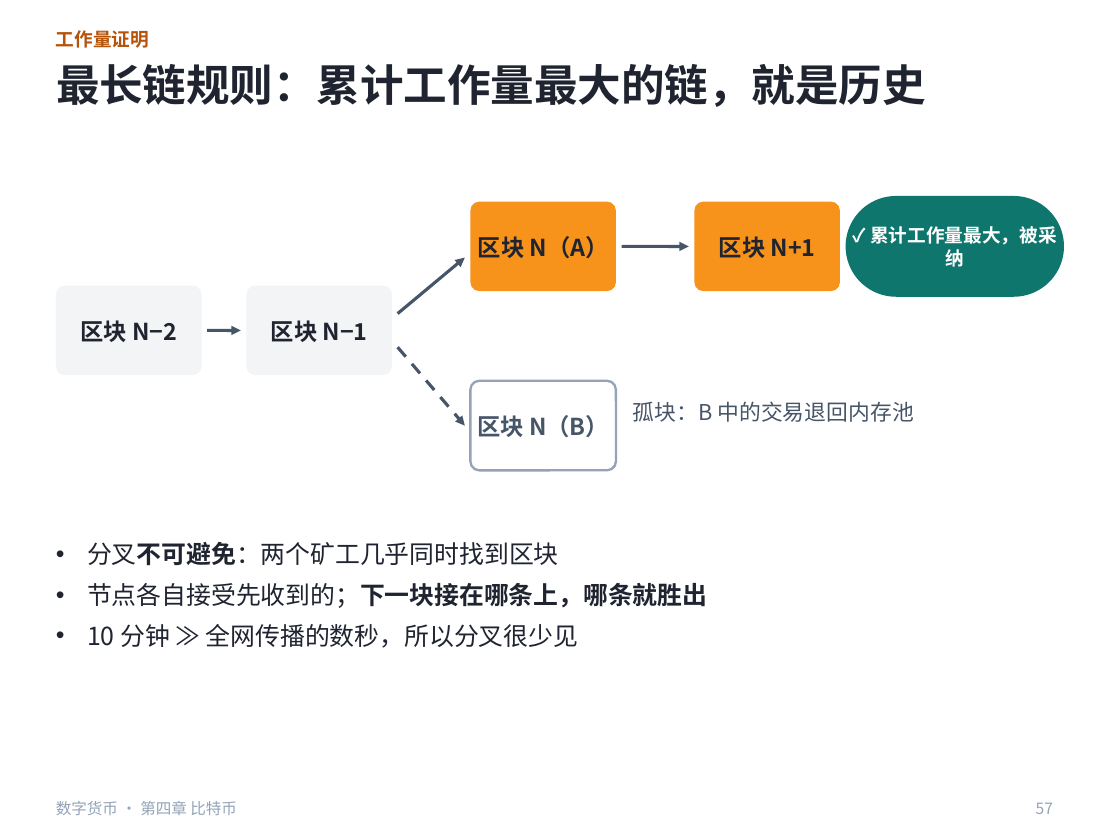
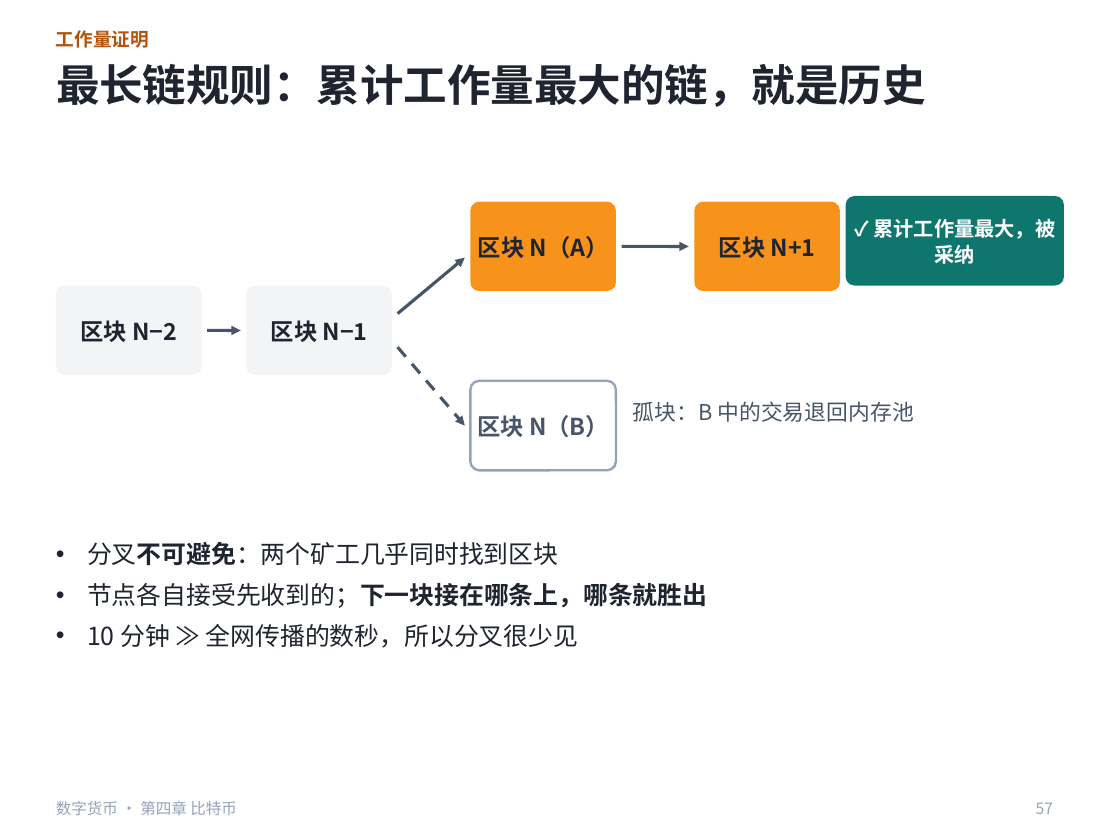
Before and after one commit to hkm500/ppt, a slide deck: slide 57 of 数字货币4_优化版.pptx. Drawn at 1120x840 pixels with LibreOffice and Linux fonts; fonts in the diff are those of the drawing. Boxes give left, top, right and bottom in pixels: in the first picture for what was removed or moved away, otherwise in the second. Text is boxed around its words. In the diff, an @@ line names an element or a change of style, - is before the commit and + after.

```diff
--- a/数字货币4_优化版.pptx
+++ b/数字货币4_优化版.pptx
@@ rounded rectangle: place and size @@
-rounded rectangle at (846, 196, 1064, 297)
+rounded rectangle at (846, 196, 1064, 286)
@@ rounded rectangle at (846, 196, 1064, 286): proportions changed @@
@@ text "✓ 累计工作量最大，被采纳" at (874, 218, 1056, 264): size 12 to 13 pt; line spacing 1 to 1.05 @@
```
Also in this commit, not shown: 15 other slides changed, 40 other files.
